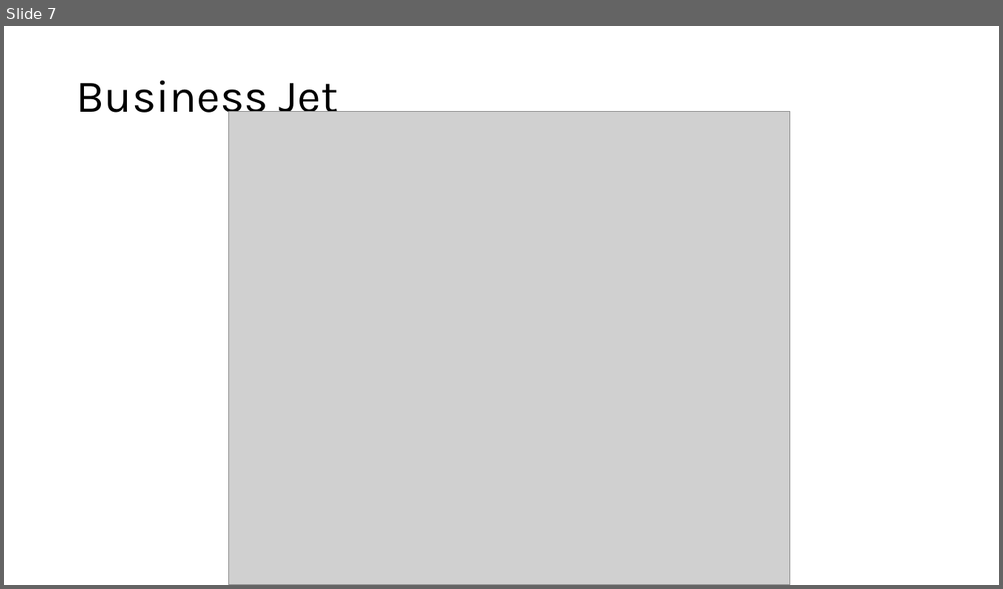
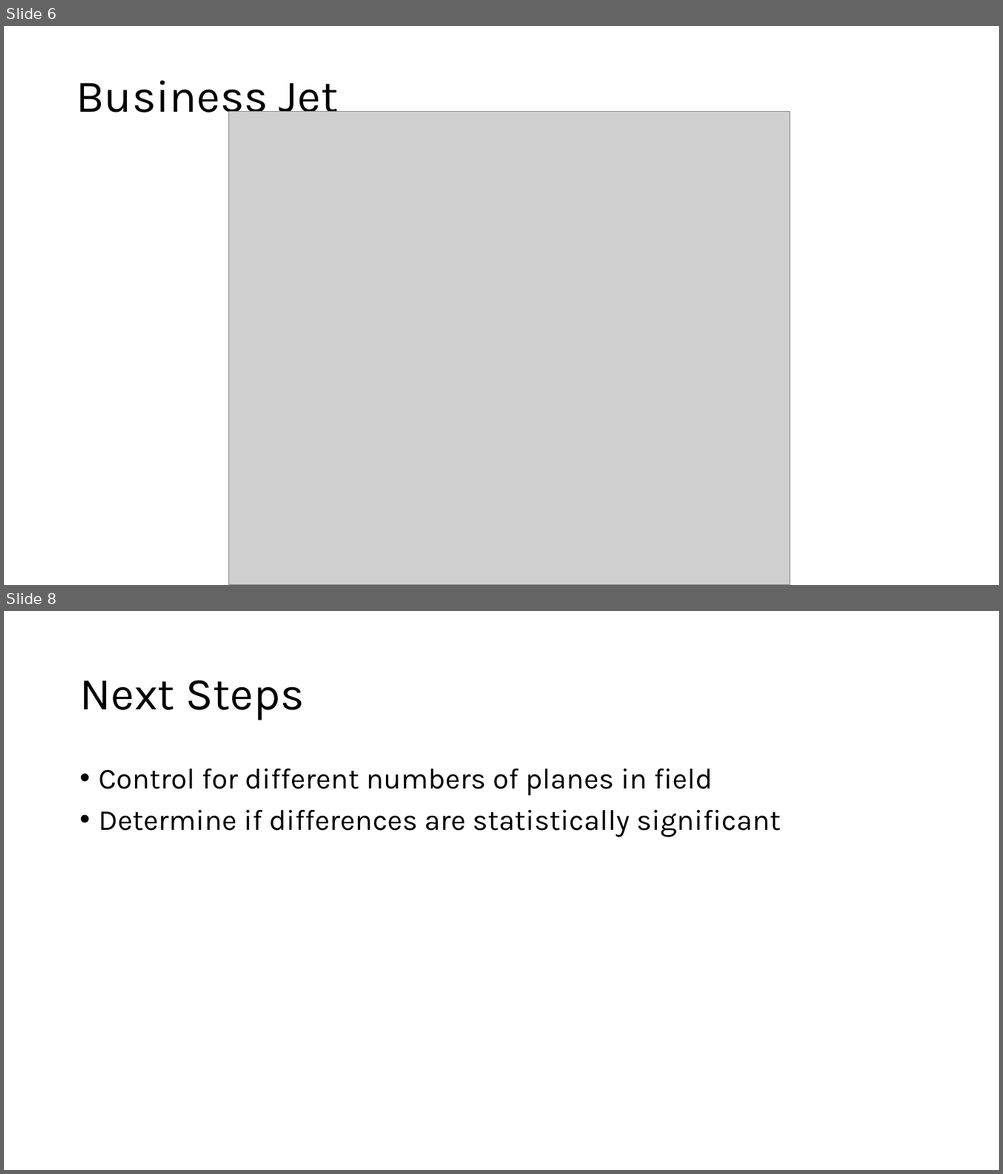
Before and after one commit to jgoett2/AirplaneRecommendations, a slide deck: Presentation.pptx. Shown one above the other, each under a label of ours: slide 7 before the commit, slides 6 and 8 after it; the slides between them are not shown. The pictures are 1003x589 and 1003x1174 pixels, drawn with LibreOffice and Linux fonts; fonts in the diff are those of the drawing; grey boxes stand for pictures. Boxes give left, top, right and bottom in pixels: in the first picture for what was removed or moved away, otherwise in the second. Text is boxed around its words. In the diff, an @@ line names an element or a change of style, - is before the commit and + after.

```diff
--- a/Presentation.pptx
+++ b/Presentation.pptx
@@ slide 8 added at [4,611,999,1170], background #FFFFFF @@
@@ title added at [79,680,304,721], 44 pt, text #000000 @@
+Next Steps
@@ text added at [99,769,780,837], 28 pt, text #000000 @@
+• Control for different numbers of planes in field
+• Determine if differences are statistically significant
@@ what was slide 7 is now slide 6 @@
```
Also in this commit, not shown: 1 slide changed, 1 other slide added, 2 slides removed.
